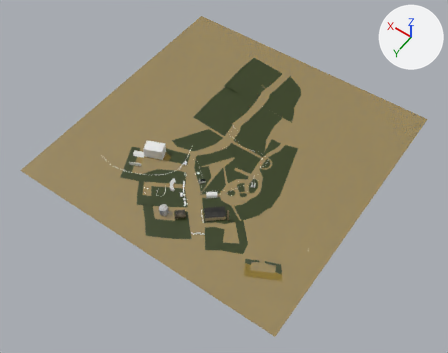
Two versions of the Blender file raw_assets/delta_world.blend, one commit apart.
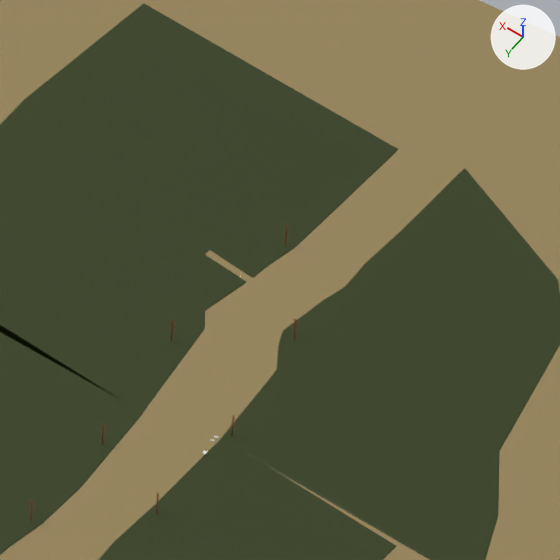
The first picture shows the older version from a 50 mm lens placed at (-1065.0, 1639.0, 2066.0), pointed at (-93.0, 279.0, -72.0). The close-ups show both versions on the part from 53% to 67% of the width and 16% to 34% of the height of that picture; other places that the commit changed are outside them. Every picture has the same lights, and +X, +Y and +Z are marked at upper right.

The first close-up shows 'Water', 'land_b_003.007', 'land_b_003.013', 'land_b_003.016', 'land_b_003.017'.
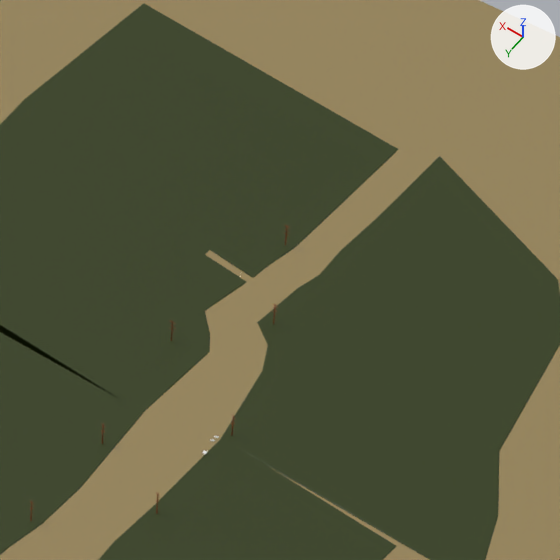
Boxes (x1, y1, x2, y2) around the edits, measured in the close-ups (560 x 560 px):
'land_b_003.016', reshaped
    both: (0, 4, 398, 412)
'land_b_003.017', reshaped
    before: (222, 168, 560, 560)
    after: (221, 156, 560, 560)

What changed in the scene script:
```text
Change cu_béziercircle_030:
    remove _sp.bezier_points.foreach_set('co', [-17.51, -35.86, 0.0, -19.13, -68.52, 0.0, -21.69, -132.0, 0.0, 155.7, -149.8, 0.0, 165.2, -47.65, 0.0, 161.3, 103.7, 0.0, 60.53, 109.5, 0.0, -20.04, 114.0, 0.0, -12.09, 43.17, 0.0, -4.842, 32.38, 0.0, -11.03, 1.29, 0.0, 18.57, -3.169, 0.0, 18.36, -7.671, 0.0, -11.95, -3.27, 0.0, -13.35, -14.21, 0.0])
    remove _sp.bezier_points.foreach_set('handle_left', [-16.12, -28.64, 0.0, -18.59, -57.64, 0.0, -20.84, -110.8, 0.0, 96.6, -143.9, 0.0, 162.0, -81.7, 0.0, 162.6, 53.24, 0.0, 94.1, 107.6, 0.0, 6.816, 112.5, 0.0, -14.74, 66.79, 0.0, -7.259, 35.98, 0.0, -8.969, 11.65, 0.0, 8.704, -1.683, 0.0, 18.43, -6.17, 0.0, -1.851, -4.737, 0.0, -12.88, -10.57, 0.0])
    remove _sp.bezier_points.foreach_set('handle_right', [-18.05, -46.75, 0.0, -19.98, -89.67, 0.0, 37.46, -137.9, 0.0, 158.9, -115.8, 0.0, 163.9, 2.799, 0.0, 127.7, 105.6, 0.0, 33.67, 111.0, 0.0, -17.39, 90.41, 0.0, -9.675, 39.57, 0.0, -6.905, 22.02, 0.0, -1.164, -0.196, 0.0, 18.5, -4.67, 0.0, 8.253, -6.204, 0.0, -12.42, -6.918, 0.0, -14.73, -21.43, 0.0])
    remove for _p, _l, _r in zip(_sp.bezier_points, ['VECTOR', 'VECTOR', 'VECTOR', 'VECTOR', 'VECTOR', 'VECTOR', 'VECTOR', 'VECTOR', 'VECTOR', 'VECTOR', 'VECTOR', 'VECTOR', 'VECTOR', 'VECTOR', 'VECTOR'], ['VECTOR', 'VECTOR', 'VECTOR', 'VECTOR', 'VECTOR', 'VECTOR', 'VECTOR', 'VECTOR', 'VECTOR', 'VECTOR', 'VECTOR', 'VECTOR', 'VECTOR', 'VECTOR', 'VECTOR']): _p.handle_left_type = _l; _p.handle_right_type = _r
    _sp: cu_béziercircle_030.splines.new('BEZIER'); _sp.bezier_points.add(14) -> cu_béziercircle_030.splines.new('BEZIER'); _sp.bezier_points.add(15)
    add _sp.bezier_points.foreach_set('co', [-17.51, -35.86, 0.0, -19.13, -68.52, 0.0, -21.69, -132.0, 0.0, 155.7, -149.8, 0.0, 165.2, -47.65, 0.0, 161.3, 103.7, 0.0, 60.53, 109.5, 0.0, -20.04, 114.0, 0.0, -23.71, 56.42, 0.0, -16.71, 45.21, 0.0, -4.842, 32.38, 0.0, -11.03, 1.29, 0.0, 18.57, -3.169, 0.0, 18.36, -7.671, 0.0, -11.95, -3.27, 0.0, -13.35, -14.21, 0.0])
    add _sp.bezier_points.foreach_set('handle_left', [-16.12, -28.64, 0.0, -18.59, -57.64, 0.0, -20.84, -110.8, 0.0, 96.6, -143.9, 0.0, 162.0, -81.7, 0.0, 162.6, 53.24, 0.0, 94.1, 107.6, 0.0, 6.816, 112.5, 0.0, -22.49, 75.62, 0.0, -19.05, 48.95, 0.0, -8.799, 36.66, 0.0, -8.969, 11.65, 0.0, 8.704, -1.683, 0.0, 18.43, -6.17, 0.0, -1.851, -4.737, 0.0, -12.88, -10.57, 0.0])
    add _sp.bezier_points.foreach_set('handle_right', [-18.05, -46.75, 0.0, -19.98, -89.67, 0.0, 37.46, -137.9, 0.0, 158.9, -115.8, 0.0, 163.9, 2.799, 0.0, 127.7, 105.6, 0.0, 33.67, 111.0, 0.0, -21.26, 94.83, 0.0, -21.38, 52.68, 0.0, -12.76, 40.93, 0.0, -6.905, 22.02, 0.0, -1.164, -0.196, 0.0, 18.5, -4.67, 0.0, 8.253, -6.204, 0.0, -12.42, -6.918, 0.0, -14.73, -21.43, 0.0])
    add for _p, _l, _r in zip(_sp.bezier_points, ['VECTOR', 'VECTOR', 'VECTOR', 'VECTOR', 'VECTOR', 'VECTOR', 'VECTOR', 'VECTOR', 'VECTOR', 'VECTOR', 'VECTOR', 'VECTOR', 'VECTOR', 'VECTOR', 'VECTOR', 'VECTOR'], ['VECTOR', 'VECTOR', 'VECTOR', 'VECTOR', 'VECTOR', 'VECTOR', 'VECTOR', 'VECTOR', 'VECTOR', 'VECTOR', 'VECTOR', 'VECTOR', 'VECTOR', 'VECTOR', 'VECTOR', 'VECTOR']): _p.handle_left_type = _l; _p.handle_right_type = _r
Change cu_béziercircle_031:
    where _sp = cu_béziercircle_031.splines.new('BEZIER'); _sp.bezier_points.add(13)
    remove _sp.bezier_points.foreach_set('co', [12.97, -38.13, 0.0, 10.67, -70.32, 0.0, 8.848, -131.4, 0.0, -76.85, -86.82, 0.0, -101.5, -52.56, 0.0, -117.6, 38.62, 0.0, -141.2, 78.35, 0.0, -158.5, 126.6, 0.0, 4.103, 114.8, 0.0, 7.838, 56.02, 0.0, 16.67, 40.9, 0.0, 20.93, 30.11, 0.0, 16.09, -0.979, 0.0, 12.17, -16.48, 0.0])
    remove _sp.bezier_points.foreach_set('handle_left', [12.7, -30.91, 0.0, 11.44, -59.59, 0.0, 9.455, -111.0, 0.0, -48.29, -101.7, 0.0, -93.28, -63.98, 0.0, -112.2, 8.226, 0.0, -133.3, 65.11, 0.0, -152.7, 110.5, 0.0, -50.09, 118.7, 0.0, 6.593, 75.61, 0.0, 13.72, 45.94, 0.0, 19.51, 33.71, 0.0, 17.7, 9.384, 0.0, 13.47, -11.32, 0.0])
    remove _sp.bezier_points.foreach_set('handle_right', [12.2, -48.86, 0.0, 10.06, -90.68, 0.0, -19.72, -116.5, 0.0, -85.07, -75.4, 0.0, -106.9, -22.17, 0.0, -125.4, 51.86, 0.0, -147.0, 94.44, 0.0, -104.3, 122.7, 0.0, 5.348, 95.2, 0.0, 10.78, 50.98, 0.0, 18.09, 37.31, 0.0, 19.32, 19.75, 0.0, 14.78, -6.147, 0.0, 12.44, -23.7, 0.0])
    add _sp.bezier_points.foreach_set('co', [28.81, -38.13, 0.0, 26.51, -70.32, 0.0, 24.69, -131.4, 0.0, -76.85, -86.82, 0.0, -101.5, -52.56, 0.0, -117.6, 38.62, 0.0, -141.2, 78.35, 0.0, -158.5, 126.6, 0.0, 4.103, 114.8, 0.0, 13.59, 60.76, 0.0, 21.58, 43.27, 0.0, 35.14, 32.45, 0.0, 31.93, -0.979, 0.0, 28.01, -16.48, 0.0])
    add _sp.bezier_points.foreach_set('handle_left', [28.54, -30.91, 0.0, 27.28, -59.59, 0.0, 25.3, -111.0, 0.0, -43.0, -101.7, 0.0, -93.28, -63.98, 0.0, -112.2, 8.226, 0.0, -133.3, 65.11, 0.0, -152.7, 110.5, 0.0, -50.09, 118.7, 0.0, 10.43, 78.77, 0.0, 18.91, 49.1, 0.0, 30.62, 36.06, 0.0, 33.0, 10.17, 0.0, 29.32, -11.32, 0.0])
    add _sp.bezier_points.foreach_set('handle_right', [28.05, -48.86, 0.0, 25.91, -90.68, 0.0, -9.157, -116.5, 0.0, -85.07, -75.4, 0.0, -106.9, -22.17, 0.0, -125.4, 51.86, 0.0, -147.0, 94.44, 0.0, -104.3, 122.7, 0.0, 7.267, 96.78, 0.0, 16.25, 54.93, 0.0, 26.1, 39.67, 0.0, 34.07, 21.31, 0.0, 30.62, -6.147, 0.0, 28.28, -23.7, 0.0])
```
